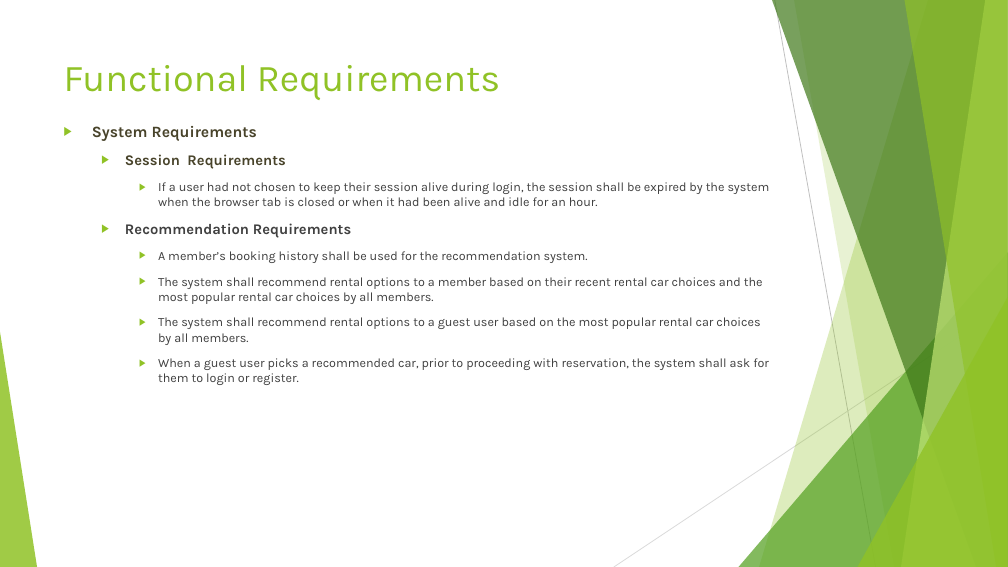
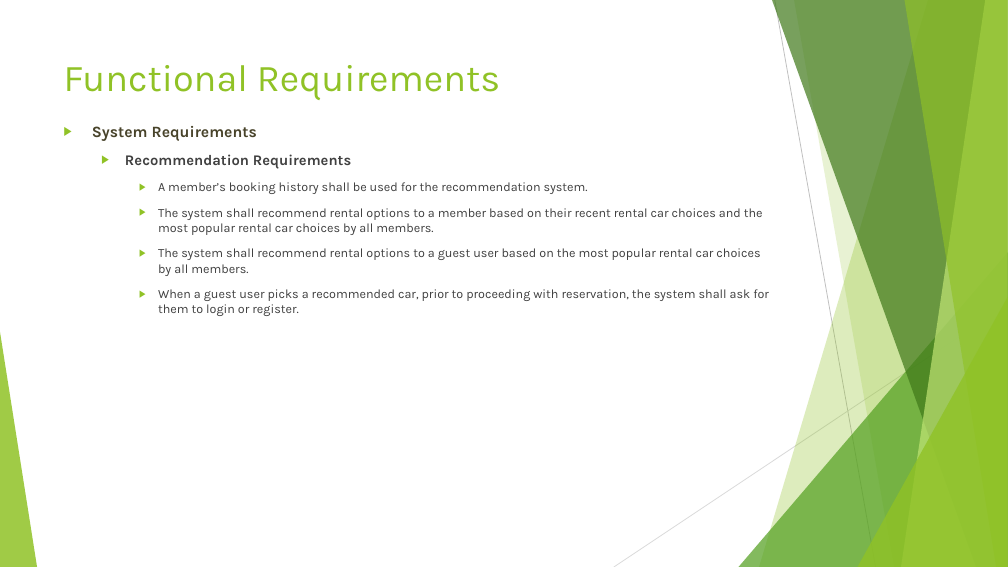
Before and after one commit to aysegulsari/SWE-530, a slide deck: slide 12 of Requirements/Online Car Rental System Requirements.pptx. Drawn at 1008x567 pixels with LibreOffice and Linux fonts; fonts in the diff are those of the drawing. Boxes give left, top, right and bottom in pixels: in the first picture for what was removed or moved away, otherwise in the second. Text is boxed around its words. In the diff, an @@ line names an element or a change of style, - is before the commit and + after.

Commit message:
Styling of requirement documents are updated

```diff
--- a/Requirements/Online Car Rental System Requirements.pptx
+++ b/Requirements/Online Car Rental System Requirements.pptx
@@ text at [125, 154, 770, 206]: paragraphs removed @@
-  ▶ Session Requirements
-    ▶ If a user had not chosen to keep their session alive during login, the session shall be expired by the system when the browser tab is closed or when it had been alive and idle for an hour.
```
Also in this commit, not shown: 9 other slides changed, 1 other file.
